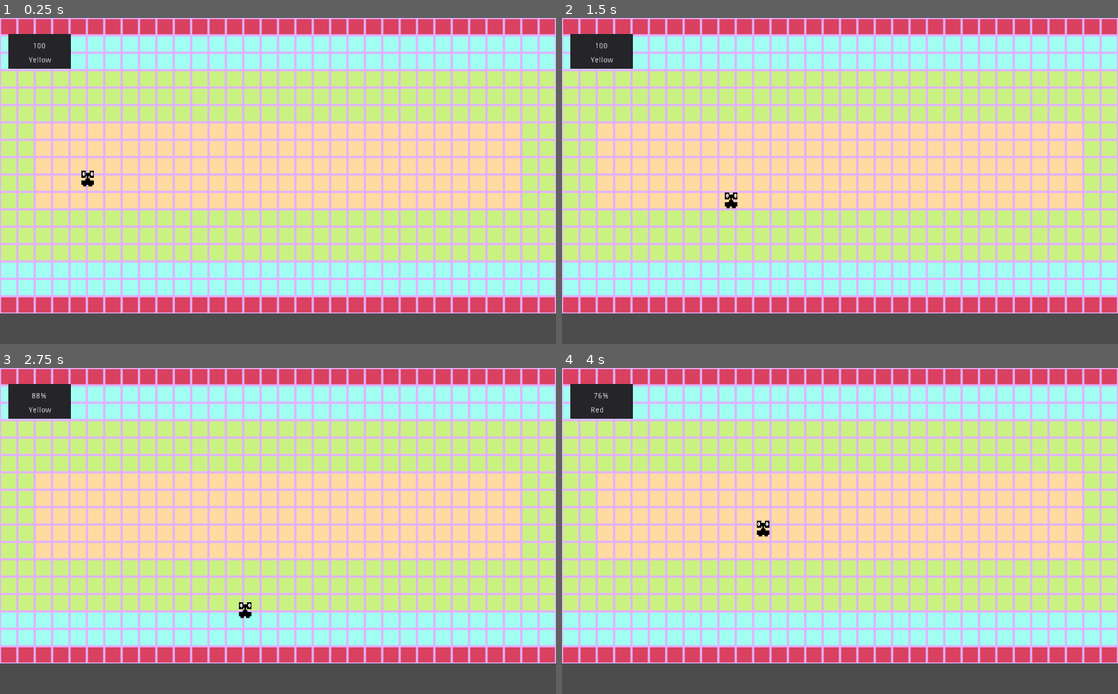
Above: before the commit, frames 1-4 (two rows, left to right).
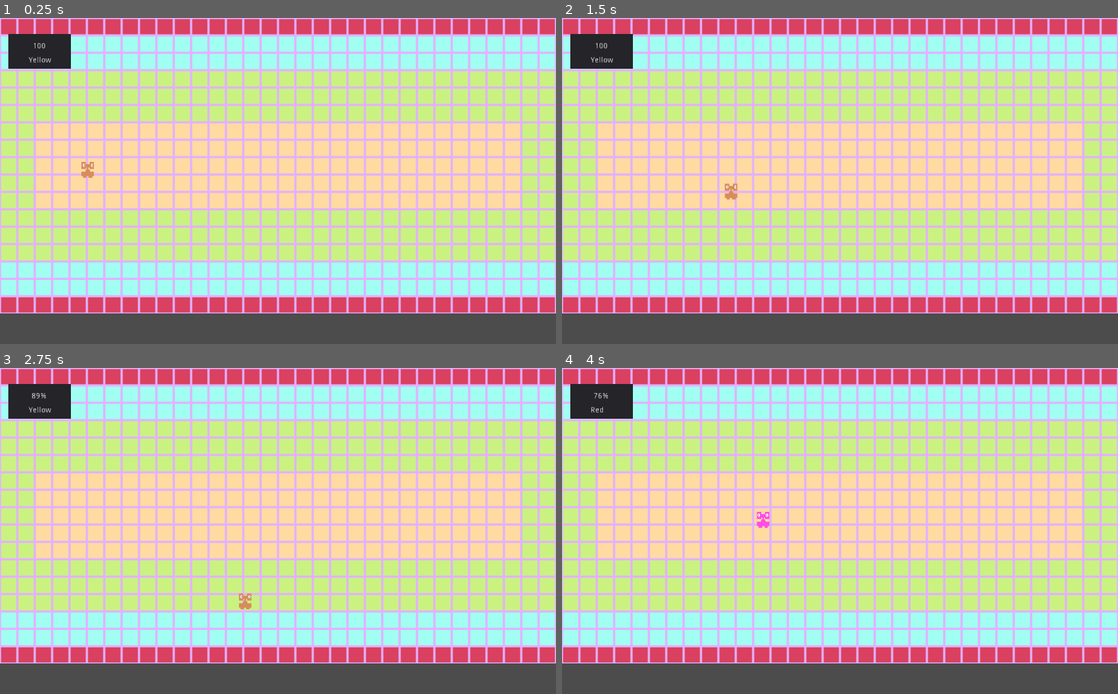
Above: after the commit, the same moments.

Repository: JaydenIvanovic/runrunrun
Game: Godot game, scene res://World.tscn
Two runs of this game, one before a commit and one after it. Both use one fixed random seed, a clock stepped at 60 frames per second and the inputs below. The project has no main scene, so this scene is started directly.
Inputs:
- Up to frame 1 (0.25 s): no input
- Up to frame 2 (1.5 s): tap Enter at 0.5 s; hold D (move_right) 0.53-1.28 s; hold S (move_down) from 1.28 s (still down)
- Up to frame 3 (2.75 s): release S (move_down) at 2.03 s; hold D (move_right) from 2.03 s (still down)
- Up to frame 4 (4 s): release D (move_right) at 2.78 s; hold W (move_up) 2.78-3.53 s; hold A (move_left) from 3.53 s (still down)

The runs differ from the first frame. In frame 1, 0.1% of the frame differs, in the area x 14-17%, y 44-52%; in frame 2, 0.1%; in frame 3, 0.2%; in frame 4, 0.2%, in the area x 35-38%, y 44-52%.

Commit message:
Add shader to color player with safe tile

Diff:
--- a/Player.gd
+++ b/Player.gd
@@ -26,6 +26,7 @@
 
 func initialize_state():
 	active_tile = round(rand_range(0,3))
+	set_color(get_tile_name(active_tile))
 	emit_signal("active_tile_changed", get_tile_name(active_tile))
 
 func process_movement(delta):
@@ -48,8 +49,33 @@
 
 func on_random_env_damage_timeout():
 	active_tile = round(rand_range(0,3))
-	emit_signal("active_tile_changed", get_tile_name(active_tile))
+	var active_tile_name = get_tile_name(active_tile)
+	emit_signal("active_tile_changed", active_tile_name)
+	set_color(active_tile_name)
 	random_env_damage_timer.start(rand_range(2,4))
 
 func get_tile_name(tile_index):
 	return ["Yellow", "Red", "Blue", "Green"][tile_index]
+
+func set_color(tile_name):
+	match tile_name:
+		"Yellow":
+			material.set_shader_param("red", 0.85)
+			material.set_shader_param("green", 0.55)
+			material.set_shader_param("blue", 0.35)
+		"Red":
+			material.set_shader_param("red", 1.0)
+			material.set_shader_param("green", 0.3)
+			material.set_shader_param("blue", 0.9)
+		"Blue":
+			material.set_shader_param("red", 0.0)
+			material.set_shader_param("green", 0.0)
+			material.set_shader_param("blue", 1.0)
+		"Green":
+			material.set_shader_param("red", 0.0)
+			material.set_shader_param("green", 0.7)
+			material.set_shader_param("blue", 0.3)
+		_:
+			material.set_shader_param("red", 0.0)
+			material.set_shader_param("green", 0.0)
+			material.set_shader_param("blue", 0.0)
--- a/World.tscn
+++ b/World.tscn
@@ -88,6 +88,27 @@
 4/shapes = [  ]
 4/z_index = 0
 
+[sub_resource type="Shader" id=3]
+code = "shader_type canvas_item;
+
+uniform float red = 0.0;
+uniform float green = 0.0;
+uniform float blue = 0.0;
+
+void fragment() {
+  COLOR = texture(TEXTURE, UV);
+
+  COLOR.r = max(red, COLOR.r);
+  COLOR.g = max(green, COLOR.g);
+  COLOR.b = max(blue, COLOR.b);
+}"
+
+[sub_resource type="ShaderMaterial" id=4]
+shader = SubResource( 3 )
+shader_param/red = 0.0
+shader_param/green = 0.0
+shader_param/blue = 0.0
+
 [node name="World" type="Node2D"]
 
 [node name="TileMap" type="TileMap" parent="."]
@@ -131,7 +152,8 @@
 valign = 2
 
 [node name="Player" type="Sprite" parent="."]
-position = Vector2( 161, 295 )
+material = SubResource( 4 )
+position = Vector2( 161, 279 )
 texture = ExtResource( 3 )
 script = ExtResource( 4 )
 
Not shown: 1 places in World.tscn that only renumber resources
